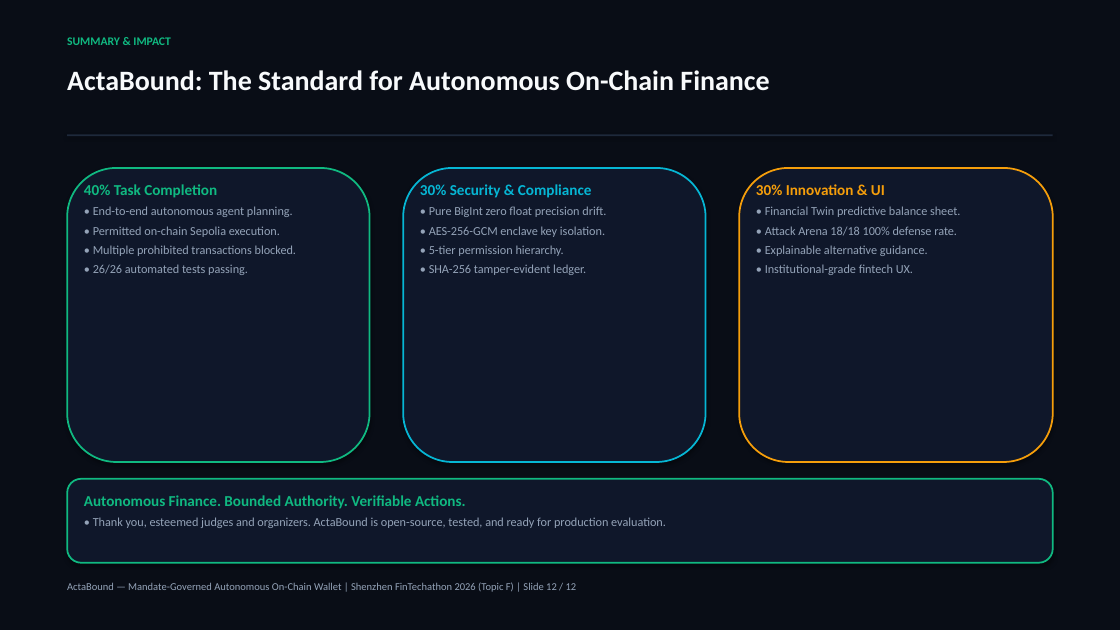
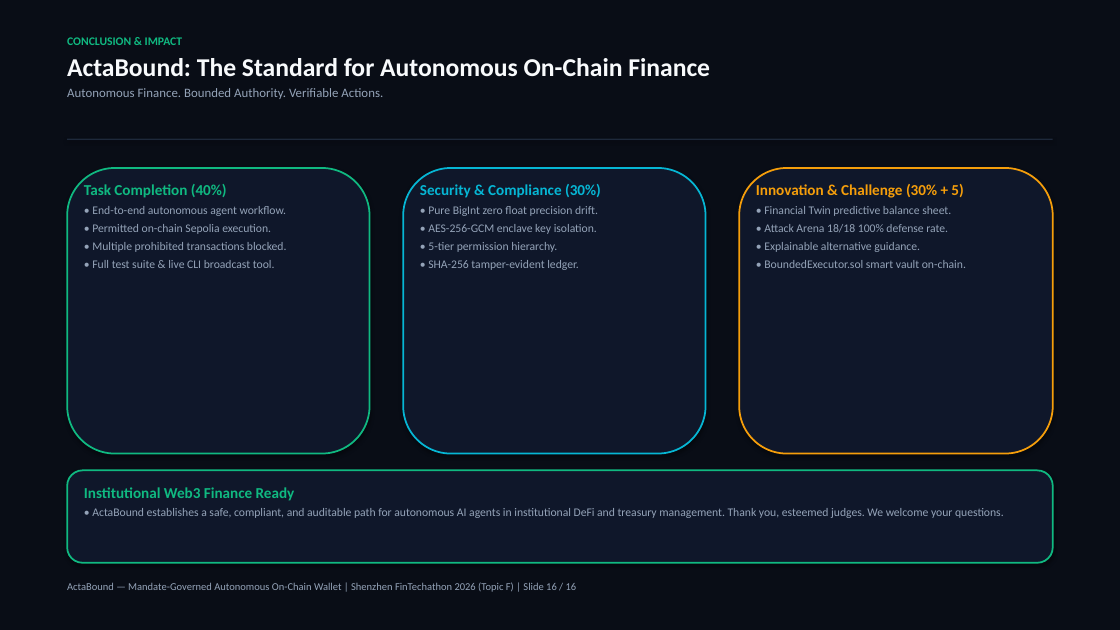
Before and after one commit to Iffti-Hasan/ActaBound, a slide deck: slide 16 of docs/submission/deck/ActaBound_Presentation_Deck.pptx (slide 12 before the commit). Drawn at 1120x630 pixels with LibreOffice and Linux fonts; fonts in the diff are those of the drawing. Boxes give left, top, right and bottom in pixels: in the first picture for what was removed or moved away, otherwise in the second. Text is boxed around its words. In the diff, an @@ line names an element or a change of style, - is before the commit and + after.

Commit message:
docs: expand master technical dossier and 16-slide rich presentation deck with full details

```diff
--- a/docs/submission/deck/ActaBound_Presentation_Deck.pptx
+++ b/docs/submission/deck/ActaBound_Presentation_Deck.pptx
@@ text at (67,37,183,45): paragraph added @@
+CONCLUSION & IMPACT
@@ text at (67,58,710,76): size 24 to 22 pt in "ActaBound: The Standard for Autonomous On-Chain Finance"; more space between paragraphs @@
@@ text "CONCLUSION & IMPACT": place and size @@
-text "CONCLUSION & IMPACT" at (67,70,769,91)
+text "CONCLUSION & IMPACT" at (67,37,710,99)
@@ text removed at (67,37,171,45) @@
-SUMMARY & IMPACT
@@ text at (67,88,383,99): paragraph added @@
+Autonomous Finance. Bounded Authority. Verifiable Actions.
@@ rectangle: place and size @@
-rectangle at (67,134,1053,136)
+rectangle at (67,139,1053,139)
@@ rounded rectangle: place and size @@
-rounded rectangle at (67,168,370,462)
+rounded rectangle at (67,168,370,454)
@@ rounded rectangle: place and size @@
-rounded rectangle at (403,168,706,462)
+rounded rectangle at (403,168,706,454)
@@ rounded rectangle: place and size @@
-rounded rectangle at (739,168,1053,462)
+rounded rectangle at (739,168,1053,454)
@@ text at (84,184,286,216): text changed; size 10.5 to 10 pt @@
-40% Task Completion
-• End-to-end autonomous agent planning.
+Task Completion (40%)
+• End-to-end autonomous agent workflow.
@@ text at (420,184,601,198): text changed @@
-30% Security & Compliance
+Security & Compliance (30%)
@@ text at (428,206,598,270): size 10.5 to 10 pt in "• Pure BigInt zero float precision drift.", "• AES-256-GCM enclave key isolation.", "• 5-tier permission hierarchy.", "• SHA-256 tamper-evident ledger." @@
@@ text at (756,184,963,198): text changed @@
-30% Innovation & UI
+Innovation & Challenge (30% + 5)
@@ text at (764,206,951,252): size 10.5 to 10 pt in "• Financial Twin predictive balance sheet.", "• Attack Arena 18/18 100% defense rate.", "• Explainable alternative guidance." @@
@@ text at (92,224,287,252): size 10.5 to 10 pt in "• Permitted on-chain Sepolia execution.", "• Multiple prohibited transactions blocked." @@
@@ text at (92,260,275,268): text changed; size 10.5 to 10 pt @@
-• 26/26 automated tests passing.
+• Full test suite & live CLI broadcast tool.
@@ text at (764,260,966,268): text changed; size 10.5 to 10 pt @@
-• Institutional-grade fintech UX.
+• BoundedExecutor.sol smart vault on-chain.
@@ rounded rectangle: place and size @@
-rounded rectangle at (67,479,1053,563)
+rounded rectangle at (67,471,1053,563)
@@ text at (84,487,1004,518): text changed; size 10.5 to 10 pt @@
-Autonomous Finance. Bounded Authority. Verifiable Actions.
-• Thank you, esteemed judges and organizers. ActaBound is open-source, tested, and ready for production evaluation.
+Institutional Web3 Finance Ready
+• ActaBound establishes a safe, compliant, and auditable path for autonomous AI agents in institutional DeFi and treasury management. Thank you, esteemed judges. We welcome your questions.
@@ text at (67,582,577,592): text changed @@
-ActaBound — Mandate-Governed Autonomous On-Chain Wallet | Shenzhen FinTechathon 2026 (Topic F) | Slide 12 / 12
+ActaBound — Mandate-Governed Autonomous On-Chain Wallet | Shenzhen FinTechathon 2026 (Topic F) | Slide 16 / 16
```
Also in this commit, not shown: 11 other slides changed, 4 slides added, 3 other files.
